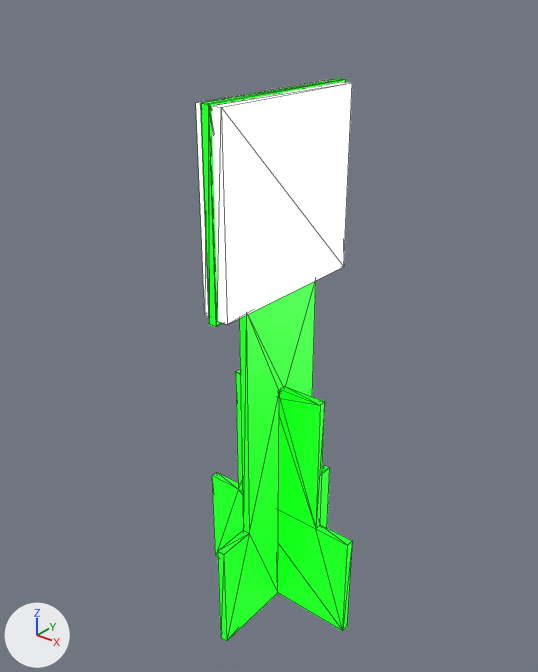
A saved change to the COLLADA model models/pista_s/creepers/creeper_23/materials/textures/creeper.dae.
Camera for both pictures: a 50 mm camera at (0.1347, -0.1737, 0.2635) aimed at (-0.0049, 0.0008, 0.1552). The axes (+X, +Y, +Z) are drawn at lower left. The lights are the same throughout. Mesh edges are drawn as thin lines. Where no turn or scale is listed for an object, it has been applied to the vertices. Vertices at the same position are counted once.

The first picture shows 'Creeper_-_Montagem_v3', 'MarkerData', 'MarkerData_001'.
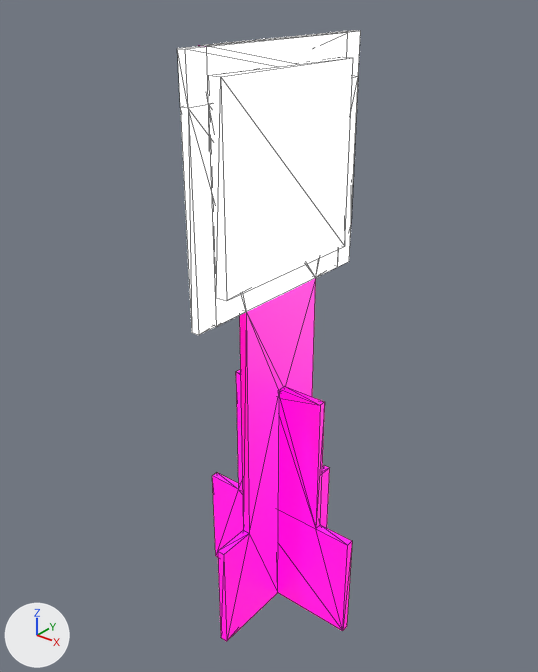
Changed parts and their boxes [x1, y1, x2, y2] in the pictures (538 x 672 px):
'Creeper_-_Montagem_v3', recoloured, reshaped (green to pink, 21% wider, 8% taller): before [200, 78, 352, 642]; after [177, 30, 361, 642]
'MarkerData_001', moved: before [212, 82, 352, 324]; after [211, 57, 353, 301]
part 1 of me_creeper___montagem_v3_000, built on: before [201, 78, 346, 107]; after [177, 30, 361, 277]
part 2 of me_creeper___montagem_v3_000, recoloured (green to white): before [200, 80, 346, 327]; after [180, 104, 339, 335]

The edits, one by one:
Material 'Steel_-_Satin_001_001' (mat_steel___satin_001_001) changes colour from green #0bff12 to pink #ff05b3; in linear values from (0.00323, 1.0, 0.00626) to (1.0, 0.00138, 0.449).
In material 'Steel_-_Satin_001_001' (mat_steel___satin_001_001), emission_color goes from (0.00323, 1.0, 0.00626) (green #0bff12) to (1.0, 0.00138, 0.449) (pink #ff05b3).
Material 'Material_001' (mat_material_001) is new.
Its base color is (1.0, 1.0, 1.0) (white #ffffff).
Its roughness is 0.44.
Its emission strength is 1.0.
me_creeper___montagem_v3_000 is used by ob_creeper___montagem_v3; location (0.0, 0.0, 0.1209).
me_creeper___montagem_v3_000 had 64 vertices, 122 faces and spanned x -0.031..0.031, y -0.031..0.031, z -0.074..0.113.
me_creeper___montagem_v3_000 now has 73 vertices, 140 faces and spans x -0.031..0.031, y -0.039..0.038, z -0.074..0.127.
Part 1, on me_creeper___montagem_v3_000:
1 vertex is removed from x 0.001, y 0.031, z 0.113.
7 faces are deleted.
4 vertices in x -0.001..0.001, y -0.031, z 0.051..0.113 move by (0.0, -0.008, 0.0).
3 vertices in x -0.001..0.001, y 0.031, z 0.051..0.113 move by (0.0, 0.007, 0.0).
2 vertices are added at (0.001, 0.038, 0.113), (0.001, 0.038, 0.127).
8 new vertices lie (0.0, 0.0, 0.014) away from vertices in x -0.001..0.001, y -0.031..0.031, z 0.051..0.113.
6 new faces join them, mat_steel___satin_001_001 (pink #ff05b3).
19 new faces join them, mat_material_001 (white #ffffff).
me_creeper___montagem_v3_000 part 2: 24 faces spanning x -0.001..0.001, y -0.039..0.038, z 0.051..0.113 switch from mat_steel___satin_001_001 (green #0bff12) to mat_material_001 (white #ffffff).
Object 'MarkerData_001' (ob_markerdata_001) moves from (0.0008, -0.0002, 0.2035) to (0.0008, -0.0002, 0.2108).
